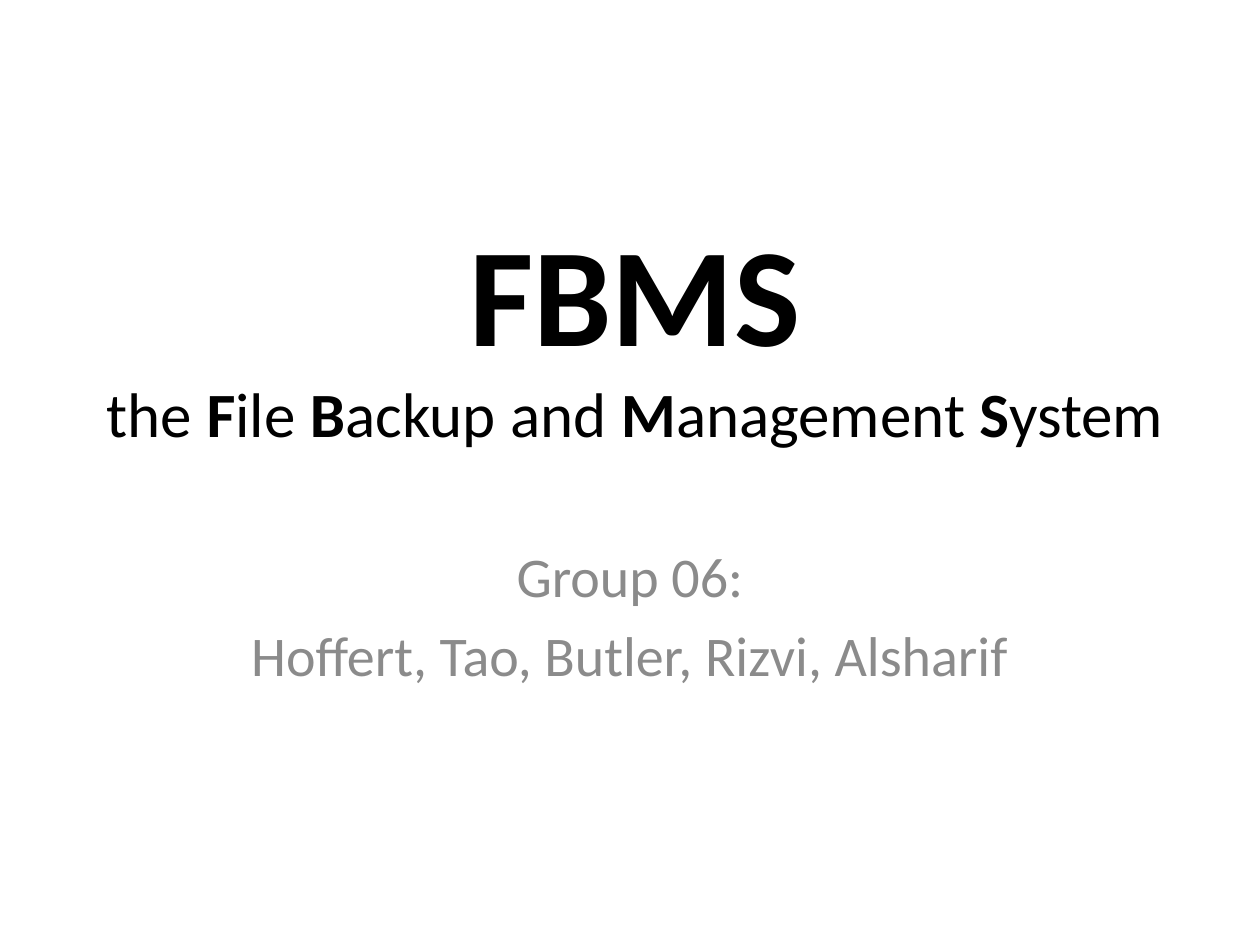
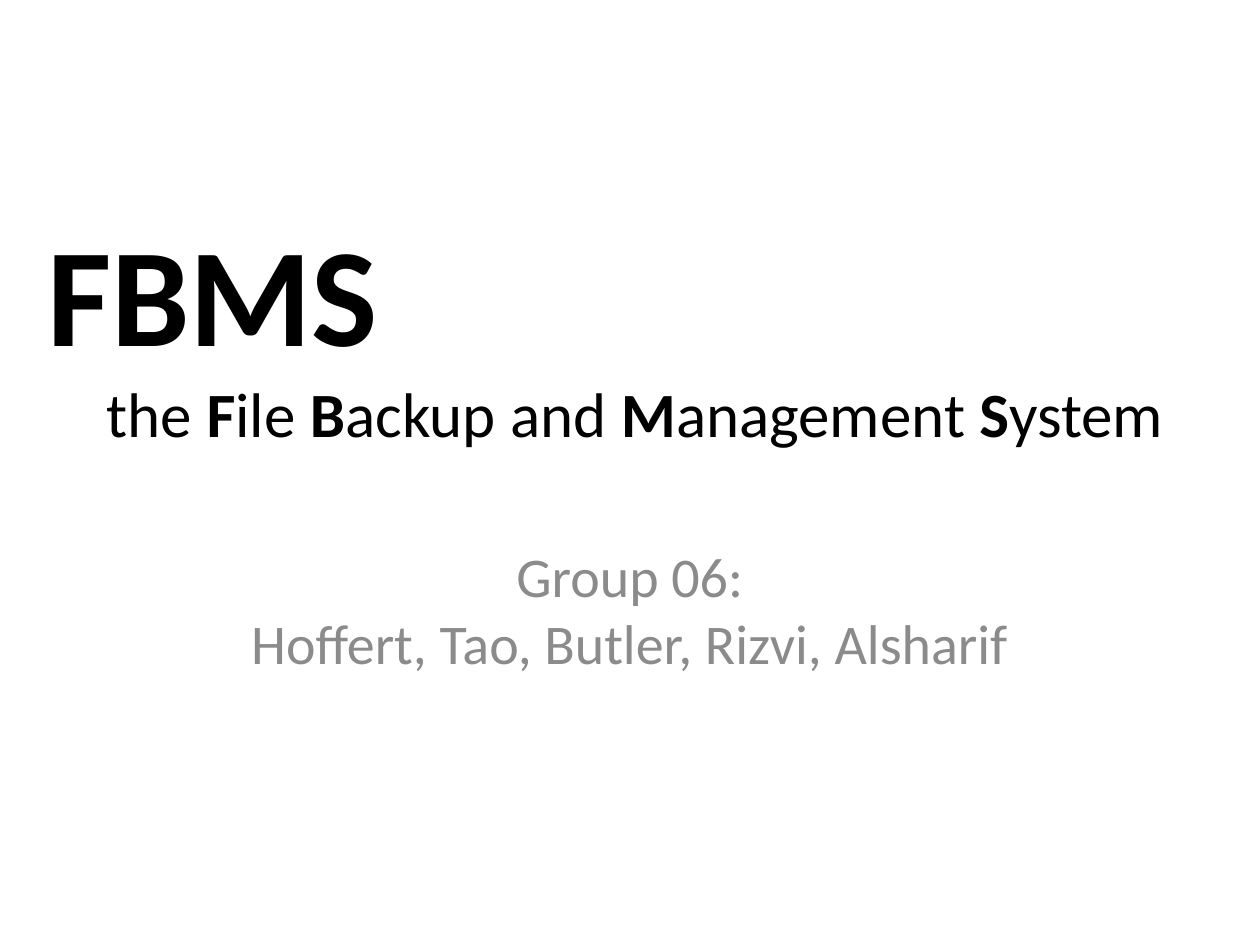
Before and after one commit to KatrinaHoffert/fbms, a slide deck: slide 1 of doc/milestone_6/final_presentation.pptx. Drawn at 1260x945 pixels with LibreOffice and Linux fonts; fonts in the diff are those of the drawing; background and template pictures are left out. Boxes give left, top, right and bottom in pixels: in the first picture for what was removed or moved away, otherwise in the second. Text is boxed around its words. In the diff, an @@ line names an element or a change of style, - is before the commit and + after.

Commit message:
added formatting to presentation slides

```diff
--- a/doc/milestone_6/final_presentation.pptx
+++ b/doc/milestone_6/final_presentation.pptx
@@ text at (47, 254, 1163, 448): text changed @@
-FBMS
-the File Backup and Management System
+FBMS
+the File Backup and Management System
@@ text "Group 06:" at (251, 559, 1008, 671): text colour #8C8C8C to #8B8B8B; less space between paragraphs @@
```
Also in this commit, not shown: 13 other slides changed, 1 slide added.
